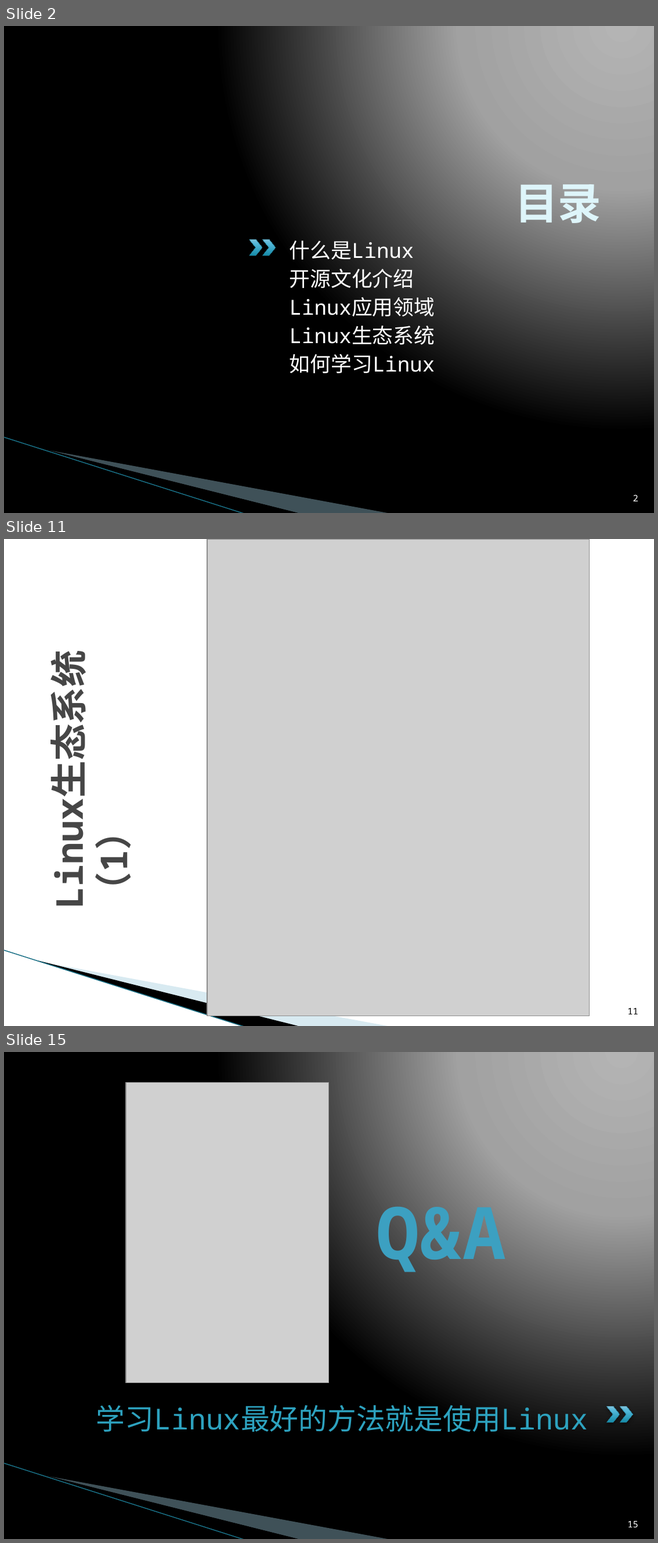
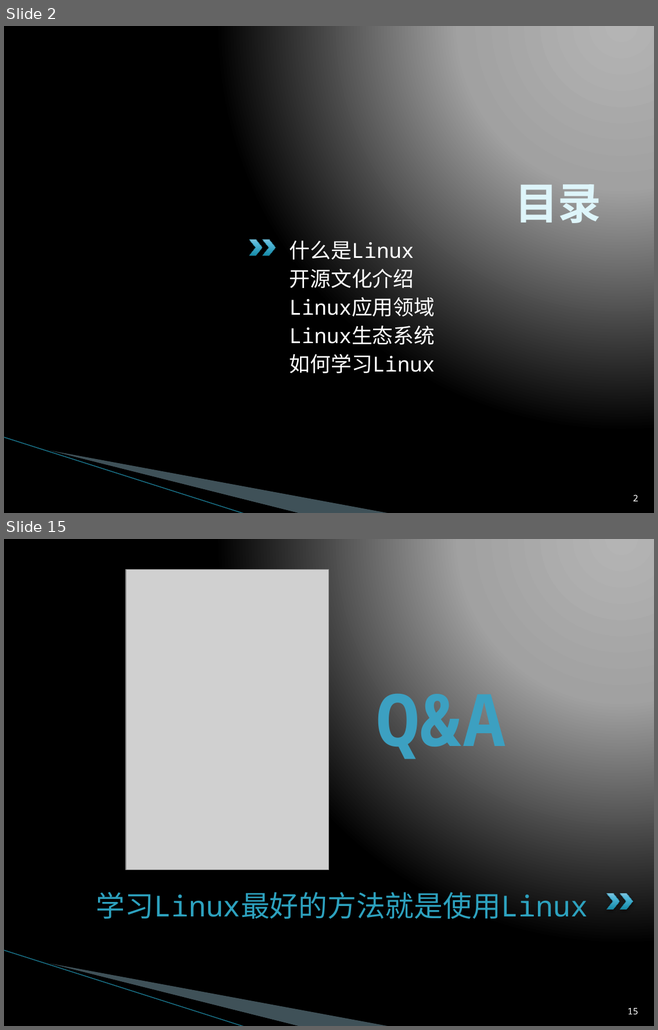
Before and after one commit to L3w1s-L1u/a_linux_prime, a slide deck: linux_introduction/Linux_Intro.pptx. Shown one above the other, each under a label of ours: slides 2, 11 and 15 before the commit, slides 2 and 15 after it; the slides between them are not shown. The pictures are 658x1543 and 658x1030 pixels, drawn with LibreOffice and Linux fonts; fonts in the diff are those of the drawing; grey boxes stand for pictures; background and template pictures are left out. Boxes give left, top, right and bottom in pixels: in the first picture for what was removed or moved away, otherwise in the second. Text is boxed around its words. In the diff, an @@ line names an element or a change of style, - is before the commit and + after.

```diff
--- a/linux_introduction/Linux_Intro.pptx
+++ b/linux_introduction/Linux_Intro.pptx
@@ slide 11 removed at <box>4,539,654,1026</box>, background #FFFFFF; not listed: 3 template elements that a slide beside it also shows @@
@@ picture removed at <box>206,539,589,1016</box> @@
@@ title removed at <box>43,675,138,901</box> @@
-Linux生态系统（1）
@@ page number removed at <box>627,1008,638,1015</box> @@
-11
```
Also in this commit, not shown: 11 slides changed, 2 slides added, 2 other files.
